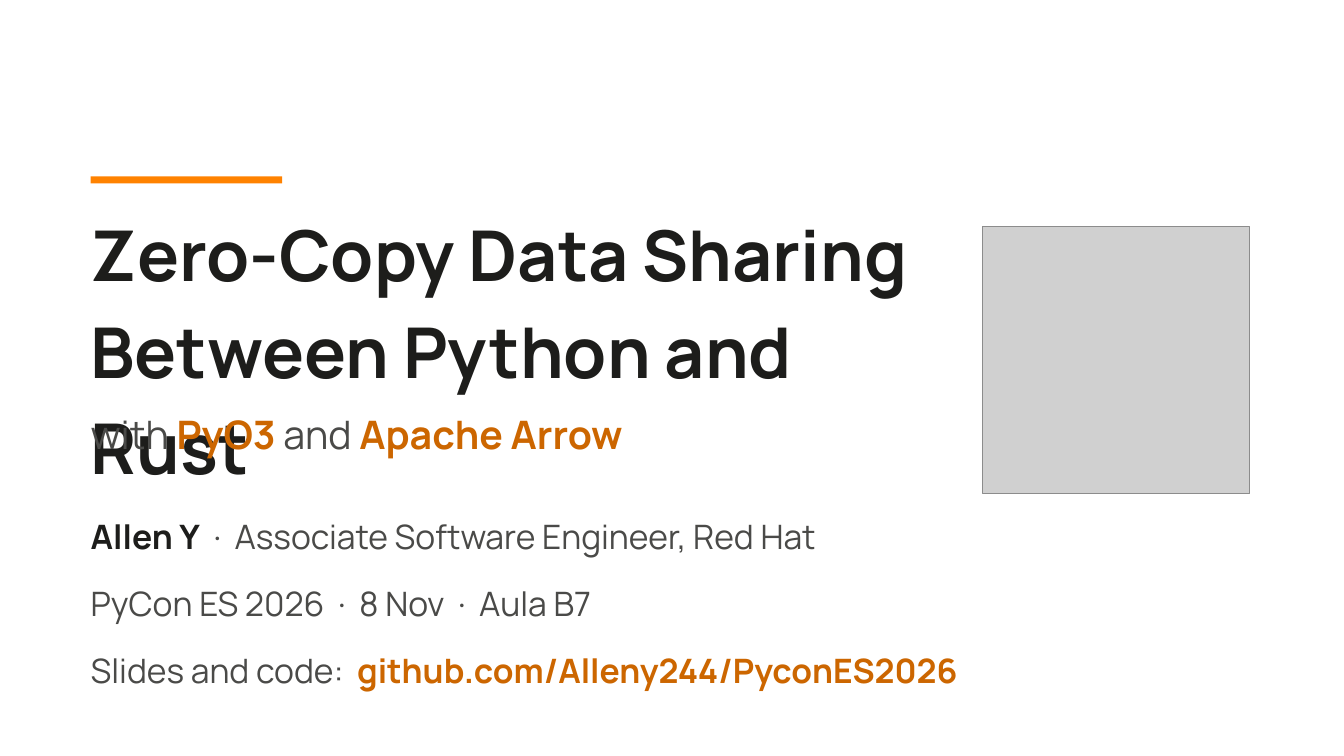
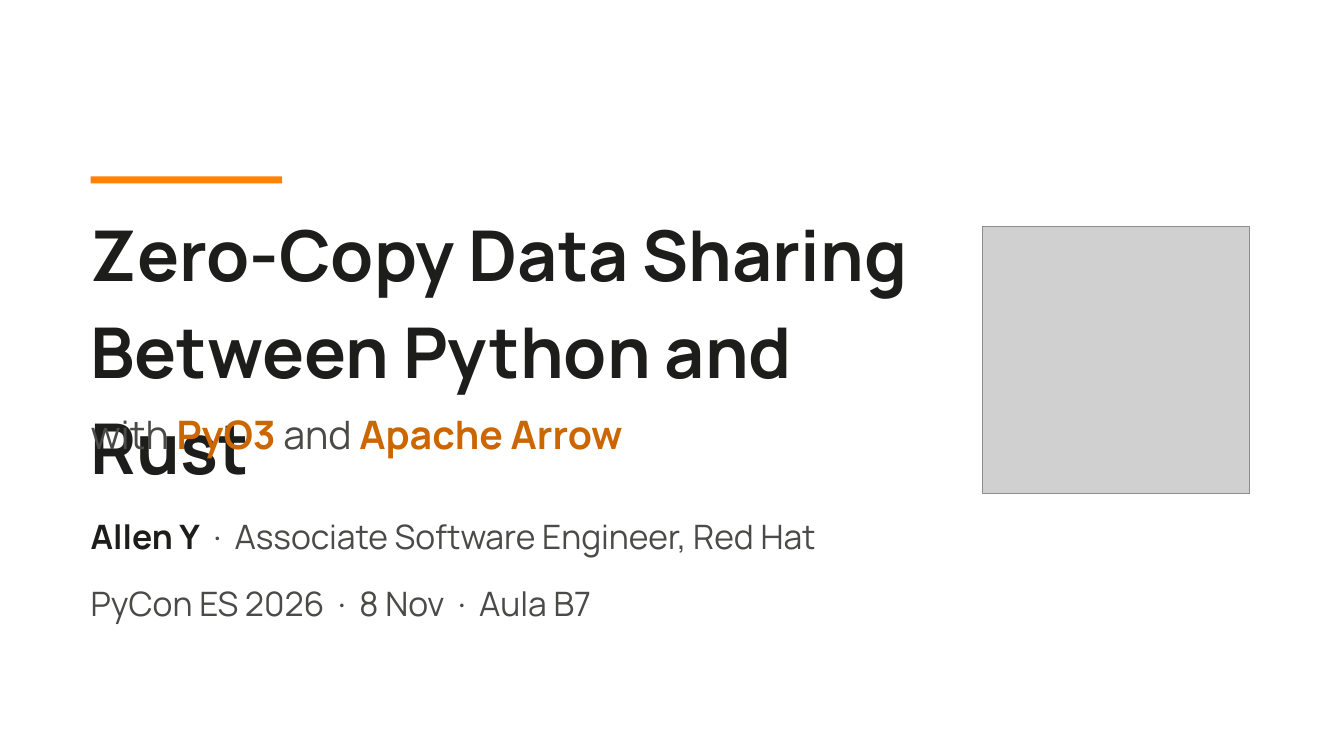
Before and after one commit to Alleny244/PyconES2026, a slide deck: slide 1 of slides/pycones2026-zero-copy-python-rust.pptx. Drawn at 1344x756 pixels with LibreOffice and Linux fonts; fonts in the diff are those of the drawing; grey boxes stand for pictures. Boxes give left, top, right and bottom in pixels: in the first picture for what was removed or moved away, otherwise in the second. Text is boxed around its words. In the diff, an @@ line names an element or a change of style, - is before the commit and + after.

Commit message:
Prepared Demo and slides for PyconES26:V3

```diff
--- a/slides/pycones2026-zero-copy-python-rust.pptx
+++ b/slides/pycones2026-zero-copy-python-rust.pptx
@@ text removed at (x1=91, y1=658, x2=957, y2=692) @@
-Slides and code: github.com/Alleny244/PyconES2026
```
Also in this commit, not shown: 37 other slides changed, 1 other file.
